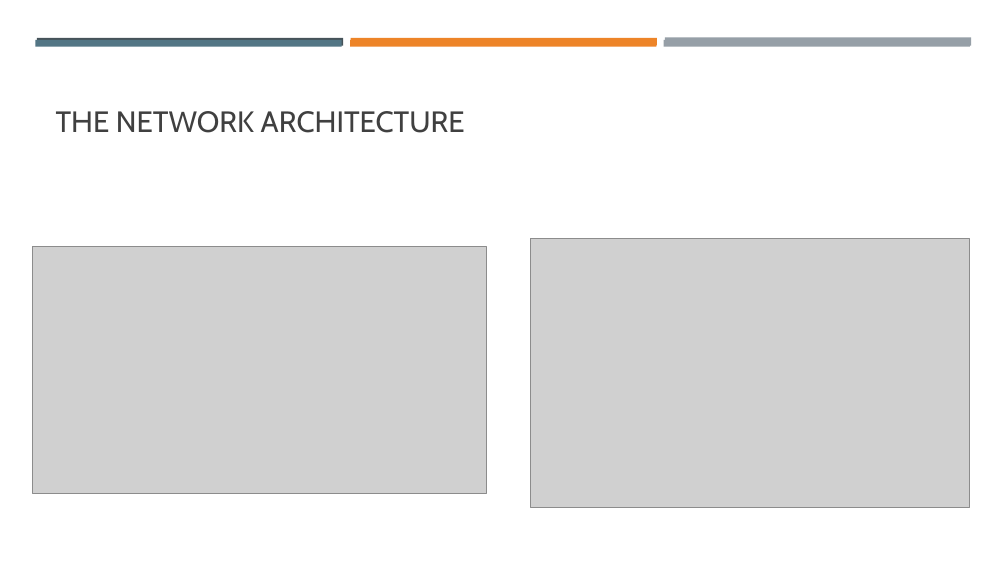
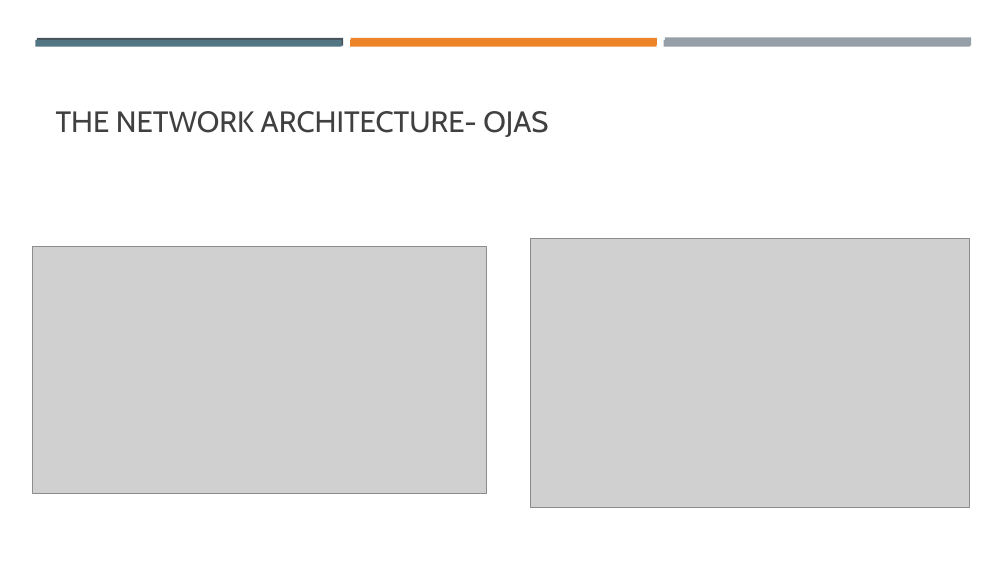
Before and after one commit to opandey1/Group6-Cloud-Network-Assessment, a slide deck: slide 5 of presentation/Cloud Network Security Threat Analysis.pptx. Drawn at 1008x567 pixels with LibreOffice and Linux fonts; fonts in the diff are those of the drawing; grey boxes stand for pictures. Boxes give left, top, right and bottom in pixels: in the first picture for what was removed or moved away, otherwise in the second. Text is boxed around its words. In the diff, an @@ line names an element or a change of style, - is before the commit and + after.

```diff
--- a/presentation/Cloud Network Security Threat Analysis.pptx
+++ b/presentation/Cloud Network Security Threat Analysis.pptx
@@ title at box(56, 111, 548, 137): text changed @@
-THE NETWORK ARCHITECTURE
+THE NETWORK ARCHITECTURE- OJAS
```
Also in this commit, not shown: 2 other slides changed, 2 slides added.
